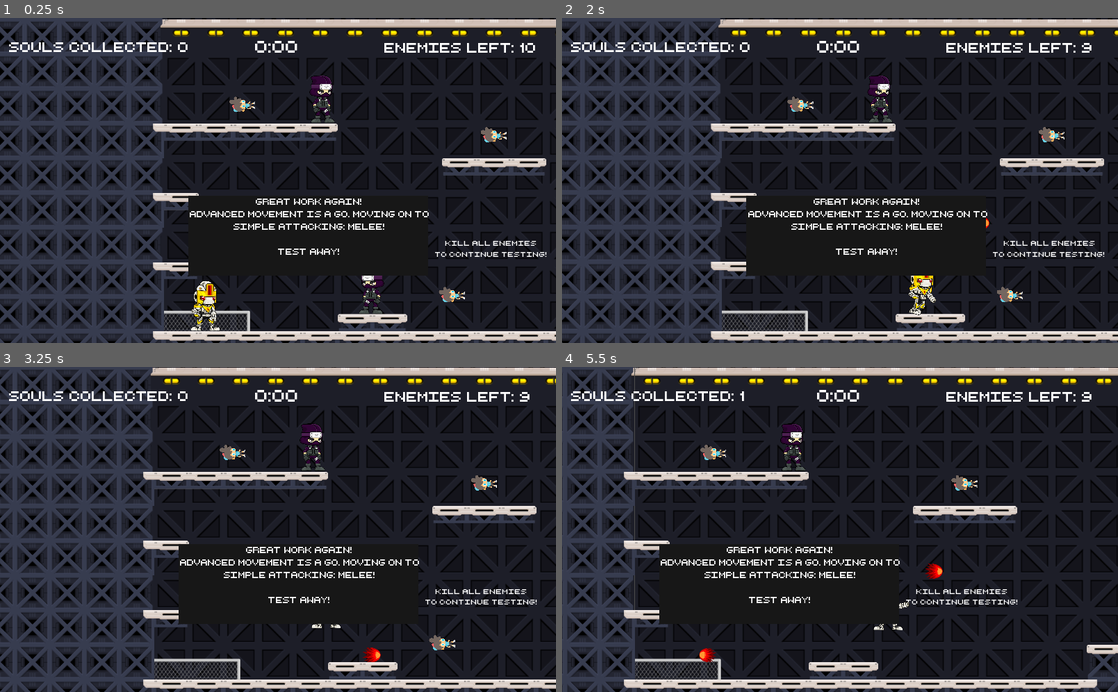
Above: before the commit, frames 1-4 (two rows, left to right).
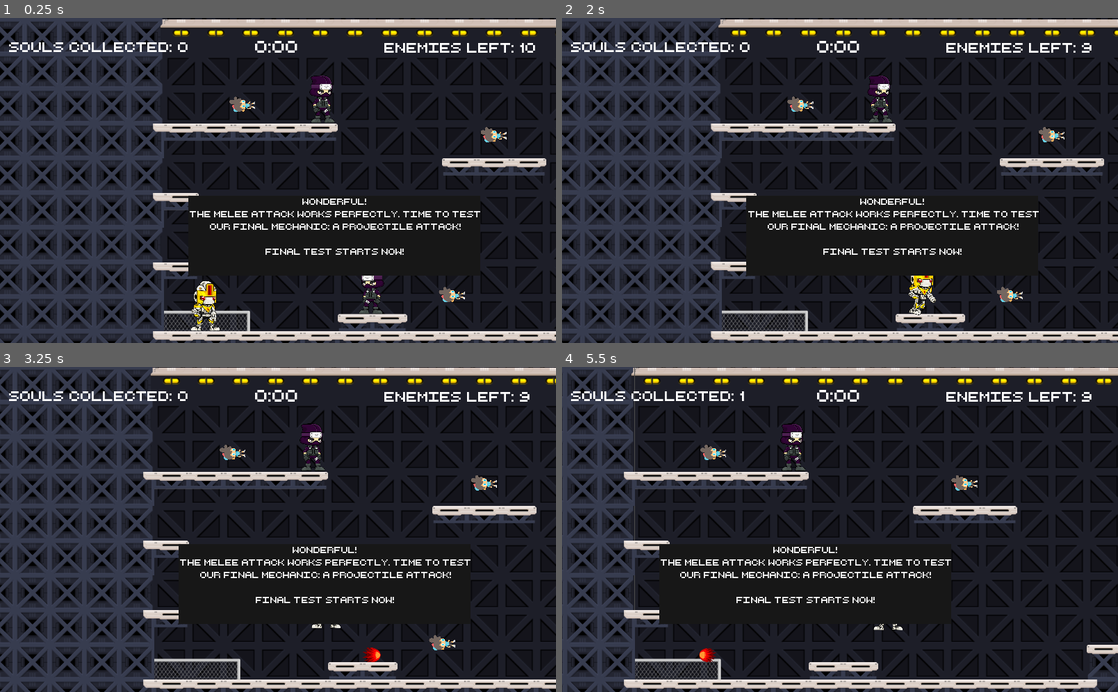
Above: after the commit, the same moments.

Repository: bsu-cs315/FP-LABS
Game: Godot game, scene res://src/Level-4.tscn
Same seed, same stepped clock (60 frames per second), same inputs: the game is played once before the commit and once after it. This scene is started directly instead of the project's main scene.
Inputs:
- Up to frame 1 (0.25 s): no input
- Up to frame 2 (2 s): hold Right (move_right) from 0.53 s (still down); tap Space (melee) at 0.6, 1.35 s; tap Up (jump) at 0.77, 1.52 s
- Up to frame 3 (3.25 s): release Right (move_right) at 2.03 s; hold Left (move_left) 2.03-2.78 s; tap Space (melee) at 2.1, 2.85 s; hold Right (move_right) from 2.78 s (still down); tap Up (jump) at 3.02 s
- Up to frame 4 (5.5 s): tap Space (melee) at 3.6, 4.35, 5.1 s; tap Up (jump) at 3.77, 4.52 s; release Right (move_right) at 4.28 s; hold Left (move_left) 4.28-5.03 s; hold Right (move_right) from 5.03 s (still down)

The runs differ from the first frame. In frame 1, 1.7% of the frame differs, in the area x 34-99%, y 55-74%; in frame 2, 1.8%; in frame 3, 1.7%; in frame 4, 1.9%, in the area x 17-82%, y 55-75%.

Commit message:
Update instructions for level 4

Diff:
--- a/project/src/Level-4.tscn
+++ b/project/src/Level-4.tscn
@@ -1058,27 +1058,27 @@
 format = 1
 tile_data = PoolIntArray( -131072, 17, 0, -131071, 17, 0, -131070, 17, 0, -131069, 17, 0, -131068, 17, 0, -131067, 17,  …(5280 unchanged characters)…
 
-[node name="MeleeInstructLabel" type="Label" parent="."]
+[node name="ProjectileInstructLabel" type="Label" parent="."]
 margin_left = 82.0553
 margin_top = 420.979
 margin_right = 310.055
 margin_bottom = 463.979
 custom_fonts/font = SubResource( 23 )
-text = "Space/square/X/Y
-to melee!"
+text = "Space/R2 to
+fire a projectile!"
 align = 1
 __meta__ = {
 "_edit_use_anchors_": false
 }
 
 [node name="GoalInstructLabel" type="Label" parent="."]
-margin_left = 487.575
-margin_top = 404.33
-margin_right = 715.575
-margin_bottom = 447.33
+margin_left = 339.25
+margin_top = 400.092
+margin_right = 567.25
+margin_bottom = 443.092
 custom_fonts/font = SubResource( 23 )
 text = "Kill all enemies
-to continue testing!"
+to finalize testing!"
 align = 1
 __meta__ = {
 "_edit_use_anchors_": false
@@ -1472,11 +1472,11 @@
 margin_bottom = 173.939
 custom_styles/normal = SubResource( 33 )
 custom_fonts/font = SubResource( 34 )
-text = "Great work again!
-Advanced movement is a go. Moving on to
-simple attacking: melee!
-
-Test away!"
+text = "Wonderful!
+The melee attack works perfectly. Time to test
+our final mechanic: a projectile attack!
+
+Final test starts now!"
 align = 1
 __meta__ = {
 "_edit_use_anchors_": false
